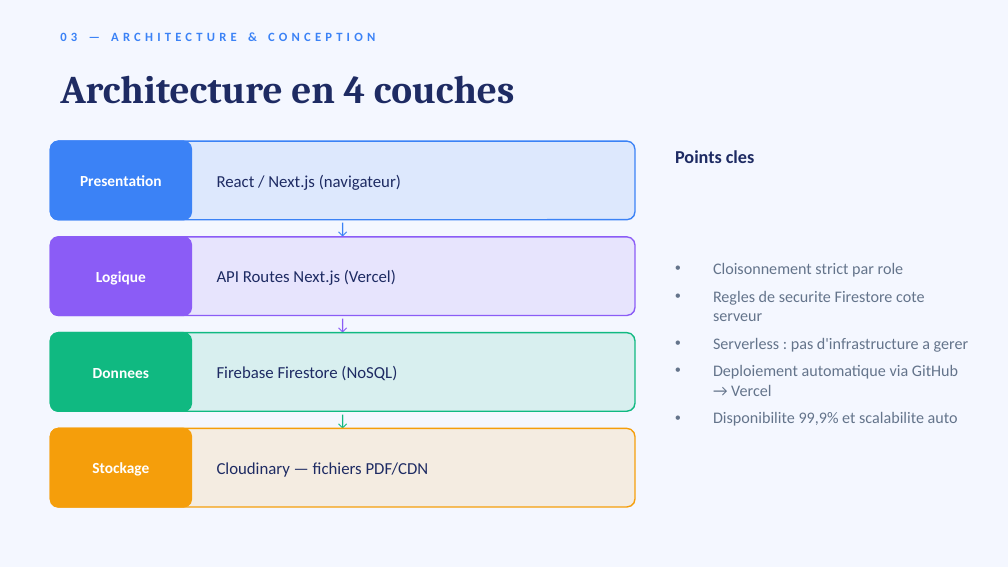
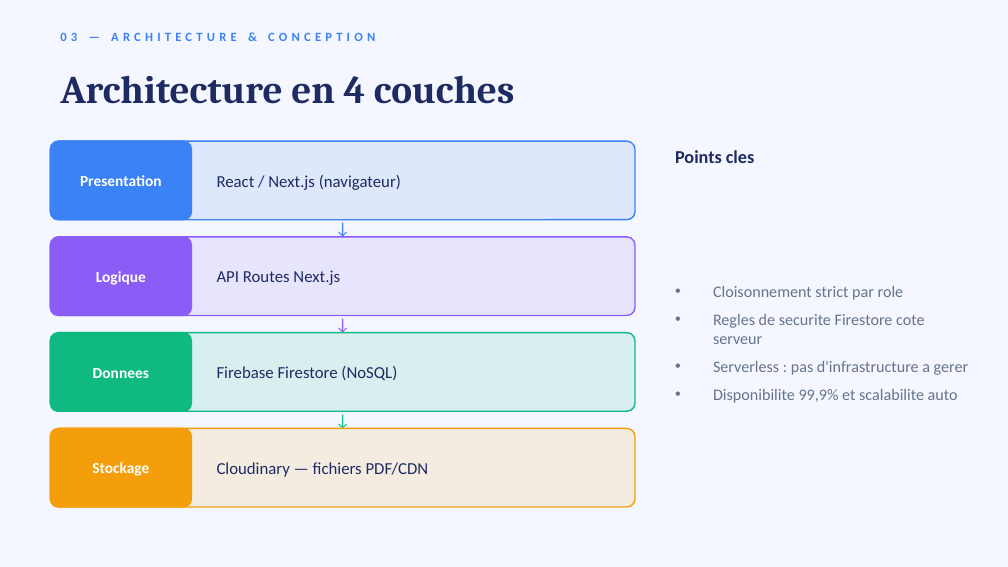
Before and after one commit to Ezziani-Ayoub/gestion_etudiant, a slide deck: slide 5 of Soutenance_Gestion_Academique.pptx. Drawn at 1008x567 pixels with LibreOffice and Linux fonts; fonts in the diff are those of the drawing. Boxes give left, top, right and bottom in pixels: in the first picture for what was removed or moved away, otherwise in the second. Text is boxed around its words. In the diff, an @@ line names an element or a change of style, - is before the commit and + after.

```diff
--- a/Soutenance_Gestion_Academique.pptx
+++ b/Soutenance_Gestion_Academique.pptx
@@ text at <box>217,270,340,285</box>: text changed @@
-API Routes Next.js (Vercel)
+API Routes Next.js
@@ text at <box>713,365,958,396</box>: paragraph removed @@
-• Deploiement automatique via GitHub → Vercel
```
Also in this commit, not shown: 5 other slides changed, 2 slides added, 4 other files.
